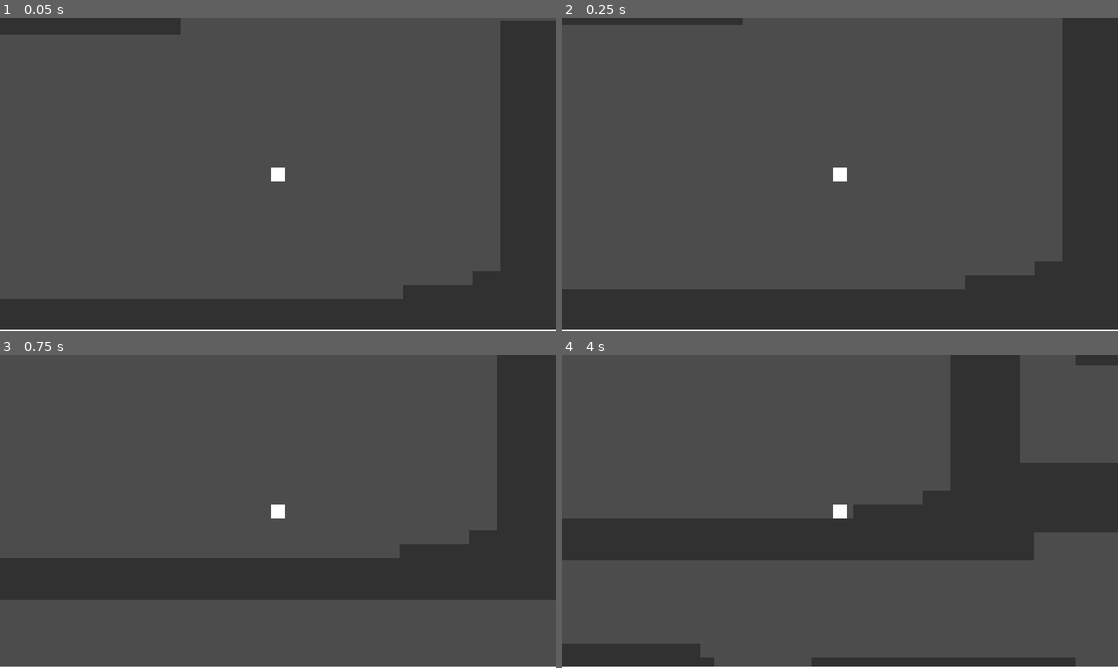
Above: before the commit, frames 1-4 (two rows, left to right).
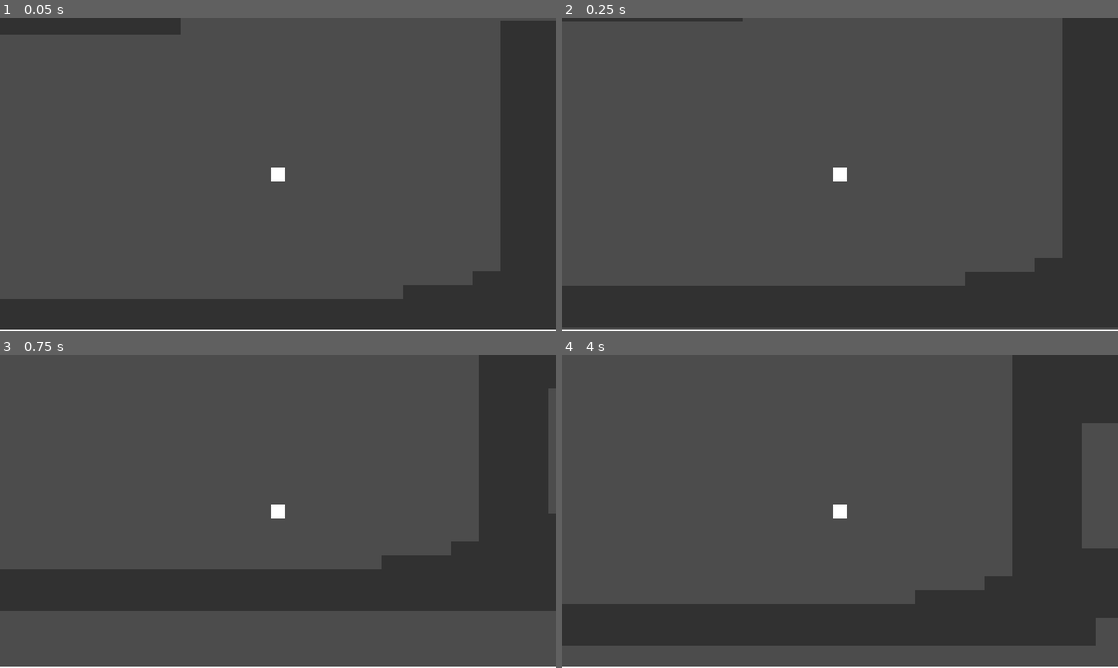
Above: after the commit, the same moments.

Repository: talhagedikli/Godot-source-control
Game: Godot game, scene res://Scenes/World.tscn
Two runs of this game, one before a commit and one after it. Both use one fixed random seed, a clock stepped at 60 frames per second and the inputs below.
Inputs:
- Up to frame 1 (0.05 s): no input
- Up to frame 2 (0.25 s): no input
- Up to frame 3 (0.75 s): hold Right (right) from 0.53 s (still down); tap X (x) at 0.6 s
- Up to frame 4 (4 s): tap Z (z) at 0.8, 1.35, 2.3, 3.8 s; release Right (right) at 1.28 s; hold Down (down) 1.28-2.03 s; tap X (x) at 1.55, 3.05, 3.6 s; hold Right (right) 2.03-2.78 s; tap Alt (alt) at 2.1 s; hold Up (up) 2.78-3.53 s; tap Space (space) at 2.85 s; hold Left (left) from 3.53 s (still down)

Frame 1 is identical in both runs. In frame 2, 2.0% of the frame differs, in the area x 0-100%, y 1-100%; in frame 3, 8.8%; in frame 4, 45%, in the area x 0-100%, y 0-100%.

Commit message:
Update

Diff:
--- a/Projects/Equinox/Scenes/Player.tscn
+++ b/Projects/Equinox/Scenes/Player.tscn
@@ -31,19 +31,18 @@
 current = true
 
 [node name="Collisions" type="Node2D" parent="."]
-visible = false
 
 [node name="RightCollision" type="RayCast2D" parent="Collisions"]
 scale = Vector2( 1, 0.5 )
 enabled = true
-cast_to = Vector2( 8, 0 )
+cast_to = Vector2( 5, 0 )
 collision_mask = 2
 collide_with_areas = true
 
 [node name="LeftCollision" type="RayCast2D" parent="Collisions"]
 scale = Vector2( 1, 0.5 )
 enabled = true
-cast_to = Vector2( -8, 0 )
+cast_to = Vector2( -5, 0 )
 collision_mask = 2
 collide_with_areas = true
 
@@ -63,9 +62,9 @@
 
 [node name="Tween" type="Tween" parent="."]
 
-[node name="Timer" type="Timer" parent="."]
+[node name="DashTimer" type="Timer" parent="."]
 wait_time = 0.4
 one_shot = true
 
 [connection signal="tween_completed" from="Tween" to="." method="_on_Tween_tween_completed"]
-[connection signal="timeout" from="Timer" to="." method="_on_Timer_timeout"]
+[connection signal="timeout" from="DashTimer" to="." method="_on_DashTimer_timeout"]
--- a/Projects/Equinox/Scripts/Player.gd
+++ b/Projects/Equinox/Scripts/Player.gd
@@ -1,11 +1,13 @@
 extends KinematicBody2D
 
-var up : Vector2 = Vector2(0, -1)
-var gravity : float = 6.00
-var direction: Vector2 = Vector2.ZERO
+var up: Vector2 = Vector2(0, -1)
+var gravity: float = 8
+var time: float = OS.get_system_time_secs()
 
 var maxFallSpeed = 175
 var maxSpeed = 150
+var accel = 8
+var decel = 10
 
 var jumpForce = 300
 var canJump : bool = false
@@ -23,36 +25,42 @@
 var pack_power : float = 0.00
 var pack_power_max = 15
 
-
-var accel = 5
-var decel = 8
+var dash_power: float = 150
+var dash_duration: float = 0.25
+var dash_count_max: int = 2
+var dash_count: int = dash_count_max
+
 
 var facing = 1
 var last_facing = facing
+
 var motion : Vector2 = Vector2()
-
-enum playerStates {
+var direction: Vector2 = Vector2()
+
+enum {
 	MOVE,
 	HOLD,
 	JUMP,
 	DASH,
 	FLY
 }
-var state = playerStates.MOVE
+var state = MOVE
 
 var key_hold = "z"
 var key_pack = "alt"
 var key_jump = "space"
 var key_dash = "x"
 
-onready var sprite = get_node("Pivot/Sprite")
 onready var pivot = get_node("Pivot")
 onready var body : Sprite = get_node("Pivot/Sprite")
-onready var raycast_bottom : RayCast2D = $Collisions/BottomCollision
-onready var raycast_top : RayCast2D = $Collisions/TopCollision
-onready var raycast_left : RayCast2D = $Collisions/LeftCollision
-onready var raycast_right : RayCast2D = $Collisions/RightCollision
+
+onready var raycastBottom : RayCast2D = $Collisions/BottomCollision
+onready var raycastTop : RayCast2D = $Collisions/TopCollision
+onready var raycastLeft : RayCast2D = $Collisions/LeftCollision
+onready var raycastRight : RayCast2D = $Collisions/RightCollision
+
 onready var dashTween : Tween = $Tween
+onready var dashTimer : Timer = $DashTimer
 
 signal using_pack
 
@@ -62,46 +70,39 @@
 
 func _physics_process(delta):
 
-	onGround = raycast_bottom.is_colliding()
-	if raycast_right.is_colliding() or raycast_left.is_colliding():
+	onGround = raycastBottom.is_colliding()
+	if raycastRight.is_colliding() or raycastLeft.is_colliding():
 		on_wall = true
 	else:
 		on_wall = false
 
-#	motion.y += gravity
-#	if motion.y > maxFallSpeed:
-#		motion.y = maxFallSpeed
-	if state == playerStates.MOVE:
+
+	if state == MOVE:
 		player_state_move()
-	elif state == playerStates.HOLD:
+		motion = move_and_slide(motion, up)
+	elif state == HOLD:
 		player_state_hold()
-	elif state == playerStates.DASH:
-		player_state_dash(delta)
-
-	motion = move_and_slide(motion, up)
+		motion = move_and_slide(motion, up)
+	elif state == DASH:
+		player_state_dash()
 
 	#Calculate facing
 	if motion.x > 0: facing = 1
 	elif motion.x < 0: facing = -1
 	else: facing = facing
 
-	direction = motion.normalized()
+#	direction = motion.normalized()
 
 	#Animation
-	body.scale.x = lerp(sprite.scale.x, 1, 0.5)
-	body.scale.y = lerp(sprite.scale.y, 1, 0.5)
+	body.scale.x = lerp(body.scale.x, 1, 0.5)
+	body.scale.y = lerp(body.scale.y, 1, 0.5)
+
 
 
 
 #Functions
-func squashAndStretch(xscale : float, yscale : float):
-	body.scale.x = xscale
-	body.scale.y = yscale
-
 #States
 func player_state_move():
-	set_direction()
-
 	if Input.is_action_pressed("right"):
 		motion.x += accel
 	elif Input.is_action_pressed("left"):
@@ -115,6 +116,7 @@
 			coyote -= 1
 	else:
 		coyote = coyoteMax
+		dash_count = dash_count_max
 
 	if (Input.is_action_pressed(key_jump) && canJump && coyote > 0):
 		motion.y = -jumpForce
@@ -139,14 +141,14 @@
 		emit_signal("using_pack", Vector2(global_position.x, global_position.y + 8))
 		if gas > 0:
 			gas -= 1
-			pack_power = lerp(pack_power, pack_power_max, 0.05)
+			pack_power = lerp(pack_power, pack_power_max, 0.1)
 		else:
 			pack_power = lerp(pack_power, 0, 0.2)
 	else:
 		pack_power = lerp(pack_power, 0, 0.2)
 		if onGround:
 			gas = gas_max
-	if raycast_top.is_colliding(): pack_power = 0
+	if raycastTop.is_colliding(): pack_power = 0
 	gas_rate = gas / gas_max
 	get_parent().get_node("PlayerUI").set_gas_rate(gas_rate)
 
@@ -160,55 +162,98 @@
 	motion.y = clamp(motion.y, -maxFallSpeed, maxFallSpeed)
 
 	#Switch statement
-	if Input.is_action_just_pressed(key_hold) && on_wall: state = playerStates.HOLD
-	if Input.is_action_just_pressed(key_dash):
-		state = playerStates.DASH
-		$Timer.start()
+	if Input.is_action_just_pressed(key_hold) && on_wall: change_state(HOLD)
+	if Input.is_action_just_pressed(key_dash) && dash_count > 0:
+#		freeze_frame(50)
+		find_direction()
+		dash_count -= 1
+		motion *= Vector2.ZERO
+		if direction == Vector2.ZERO: direction.x = last_facing
+		change_state(DASH)
+
+func player_state_jump():
+	if !onGround:
+		if coyote > 0:
+			coyote -= 1
+	else:
+		coyote = coyoteMax
+
+	if (Input.is_action_pressed(key_jump) && canJump && coyote > 0):
+		motion.y = -jumpForce
+		canJump = false
+		squashAndStretch(0.6, 1.4)
+	elif (!Input.is_action_pressed(key_jump) && onGround):
+		canJump = true
+
+	if Input.is_action_just_pressed(key_jump): jumpBuffer = jumpBufferMax
+
+	if jumpBuffer > 0:
+		jumpBuffer -= 1
+		if onGround:
+			jumpBuffer = 0
+			motion.y = -jumpForce
+			squashAndStretch(0.6, 1.4)
+
+func player_state_fly():
+	pass
+
 func player_state_hold():
-	if raycast_right.is_colliding(): facing = -1
+	if raycastRight.is_colliding(): facing = -1
 	else: facing = 1
 	motion.x = 0
 	motion.y = lerp(motion.y, 0, 0.2)
-	if Input.is_action_just_pressed(key_jump):
+	if Input.is_action_just_pressed(key_jump): #Walljump
 		motion.x = jumpForce * facing * 0.7
 		motion.y = -jumpForce * 0.8
 		facing = last_facing
-		state = playerStates.MOVE
-	if Input.is_action_just_released(key_hold):
+		change_state(MOVE)
+	if Input.is_action_just_released(key_hold): #Falldown
 		facing = last_facing
-		state = playerStates.MOVE
-
-func player_state_dash(delta):
-	var move_to = direction * Vector2(jumpForce*5, jumpForce*5)
-#	var dif = motion.distance_to(move_to)
-##	dashTween.interpolate_property(self, "position", self.position, move_to, 0.2, Tween.TRANS_QUINT, Tween.EASE_IN)
-##	if !dashTween.is_active(): dashTween.start()
-#	if dif > 1: motion.move_toward(move_to, delta)
-#	else: state = playerStates.MOVE
-
-func set_direction():
+		change_state(MOVE)
+
+func player_state_dash():
+	if on_wall && direction.x != 0:
+		dashTween.stop_all()
+		change_state(MOVE)
+#	motion = lerp(motion, motion + direction * dash_power, 0.8)
+#	motion = move_and_slide(motion, Vector2.ZERO)
+	dashTween.interpolate_property(self, "motion", motion, motion + direction * dash_power, 0.15, Tween.TRANS_QUINT, Tween.EASE_OUT)
+	dashTween.start()
+	motion = move_and_slide(motion, Vector2.ZERO)
+
+	pass
+
+#Functions
+func change_state(new_state):
+	state = new_state
+
+func squashAndStretch(xscale: float, yscale: float):
+	body.scale.x = xscale
+	body.scale.y = yscale
+
+func find_direction():
 	if Input.is_action_pressed("right"):
 		direction.x = 1
 	elif Input.is_action_pressed("left"):
 		direction.x = -1
 	else:
 		direction.x = 0
-
+#	direction.x = Input.is_action_pressed("right") or Input.is_action_pressed("left")
 	if Input.is_action_pressed("up"):
+		direction.y = -1
+	elif Input.is_action_pressed("down"):
 		direction.y = 1
-	elif Input.is_action_pressed("down"):
-		direction.y = -1
 	else:
 		direction.y = 0
-func get_direction():
-	return direction
-
-
-
-
-#func _on_Tween_tween_completed(self, "Player/dashTween"):
-#	state = playerStates.MOVE
-
-
-func _on_Timer_timeout():
-	state = playerStates.MOVE
+func freeze_frame(duration: float):
+	OS.delay_msec(duration)
+#Signals
+func _on_DashTimer_timeout():
+	motion *= 0.7
+	find_direction()
+	state = MOVE
+
+func _on_Tween_tween_completed(object, key):
+	motion *= 0.4
+	find_direction()
+	change_state(MOVE)
